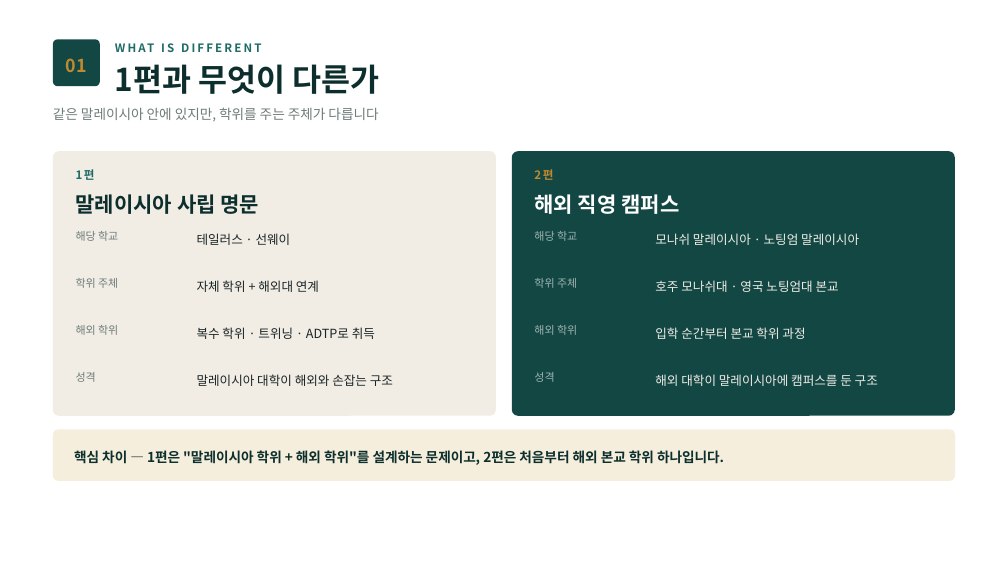
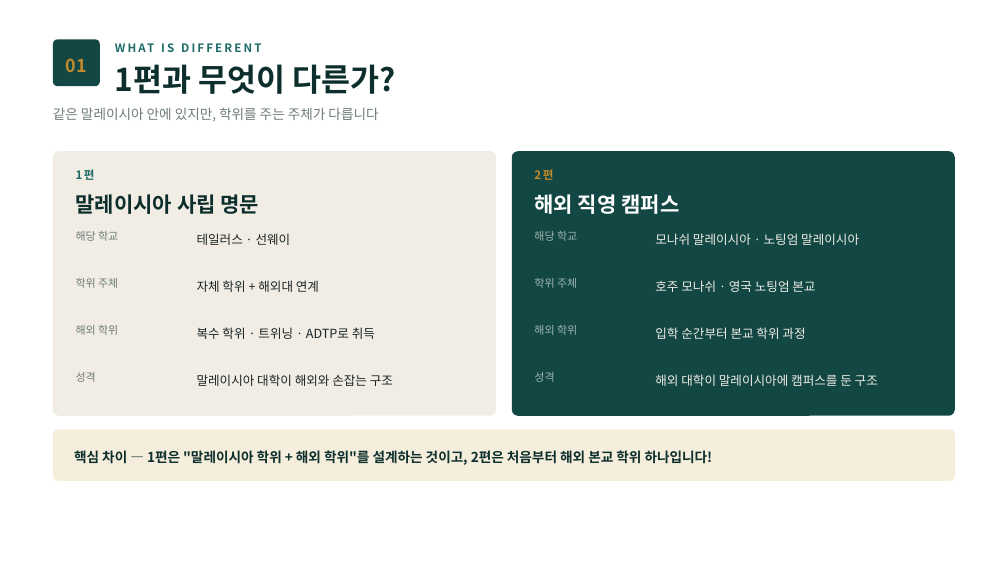
Before and after one commit to ChampionJohan/Johan, a slide deck: slide 2 of design/malaysia-study-live/말레이시아유학_2편_해외직영캠퍼스.pptx. Drawn at 1008x567 pixels with LibreOffice and Linux fonts; fonts in the diff are those of the drawing. Boxes give left, top, right and bottom in pixels: in the first picture for what was removed or moved away, otherwise in the second. Text is boxed around its words. In the diff, an @@ line names an element or a change of style, - is before the commit and + after.

```diff
--- a/design/malaysia-study-live/말레이시아유학_2편_해외직영캠퍼스.pptx
+++ b/design/malaysia-study-live/말레이시아유학_2편_해외직영캠퍼스.pptx
@@ text at (x1=115, y1=64, x2=396, y2=94): text changed @@
-1편과 무엇이 다른가
+1편과 무엇이 다른가?
@@ text at (x1=655, y1=280, x2=815, y2=292): text changed @@
-호주 모나쉬대 · 영국 노팅엄대 본교
+호주 모나쉬 · 영국 노팅엄 본교
@@ text at (x1=74, y1=450, x2=713, y2=465): text changed @@
-핵심 차이 — 1편은 "말레이시아 학위 + 해외 학위"를 설계하는 문제이고, 2편은 처음부터 해외 본교 학위 하나입니다.
+핵심 차이 — 1편은 "말레이시아 학위 + 해외 학위"를 설계하는 것이고, 2편은 처음부터 해외 본교 학위 하나입니다!
```
Also in this commit, not shown: 11 other slides changed, 1 slide removed, 3 other files.
